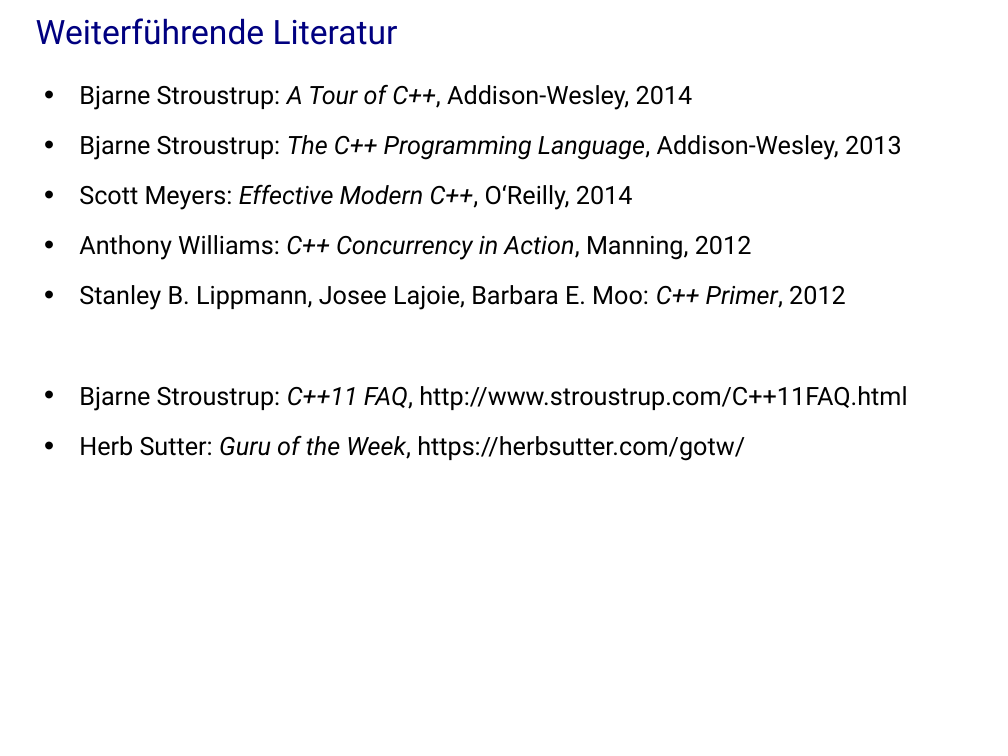
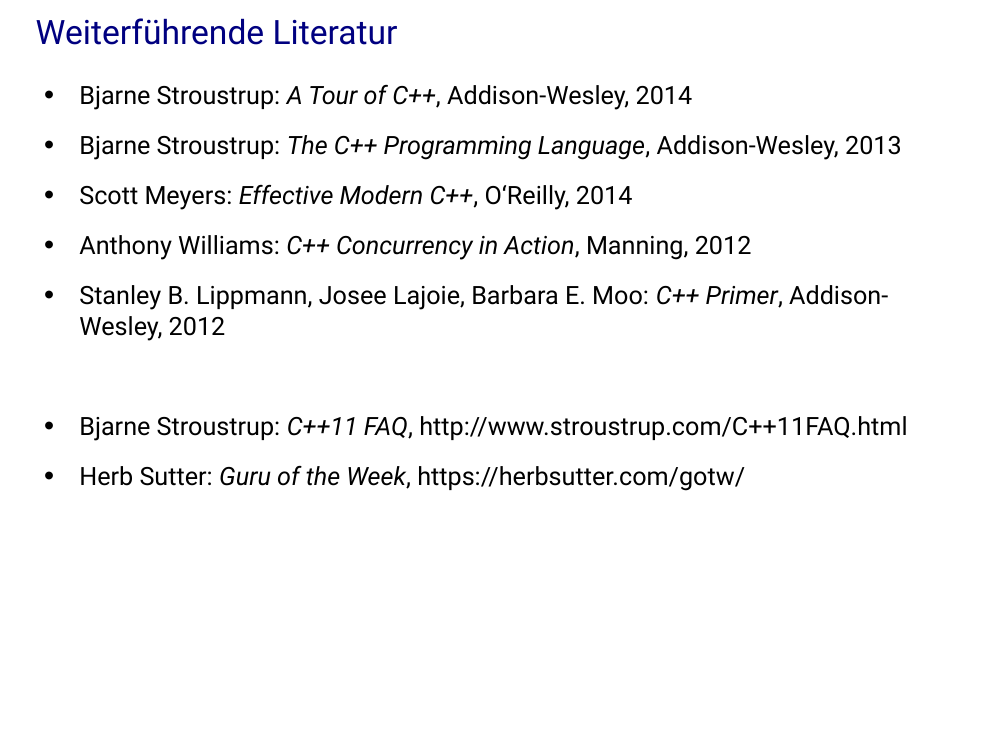
Before and after one commit to j-stephan/hs16, a slide deck: slide 45 of presentation/presentation.odp (slide 37 before the commit). Drawn at 1008x756 pixels with LibreOffice and Linux fonts; fonts in the diff are those of the drawing; background and template pictures are left out. Boxes give left, top, right and bottom in pixels: in the first picture for what was removed or moved away, otherwise in the second. Text is boxed around its words. In the diff, an @@ line names an element or a change of style, - is before the commit and + after.

```diff
--- a/presentation/presentation.odp
+++ b/presentation/presentation.odp
@@ text at (79, 285, 888, 341): text changed @@
-• Stanley B. Lippmann, Josee Lajoie, Barbara E. Moo: C++ Primer, 2012
+• Stanley B. Lippmann, Josee Lajoie, Barbara E. Moo: C++ Primer, Addison-Wesley, 2012
```
Also in this commit, not shown: 12 other slides changed, 23 slides added, 15 slides removed, 1 other file.
